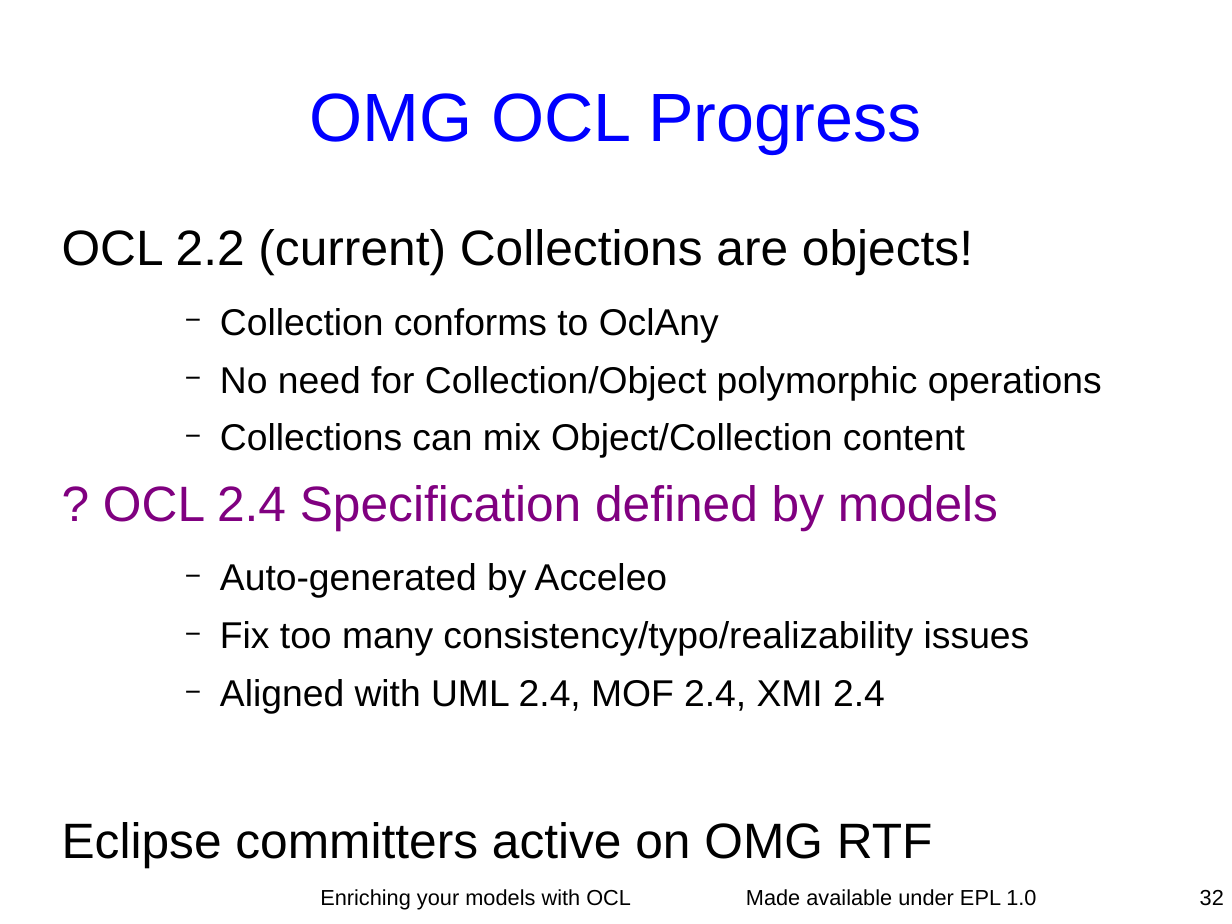
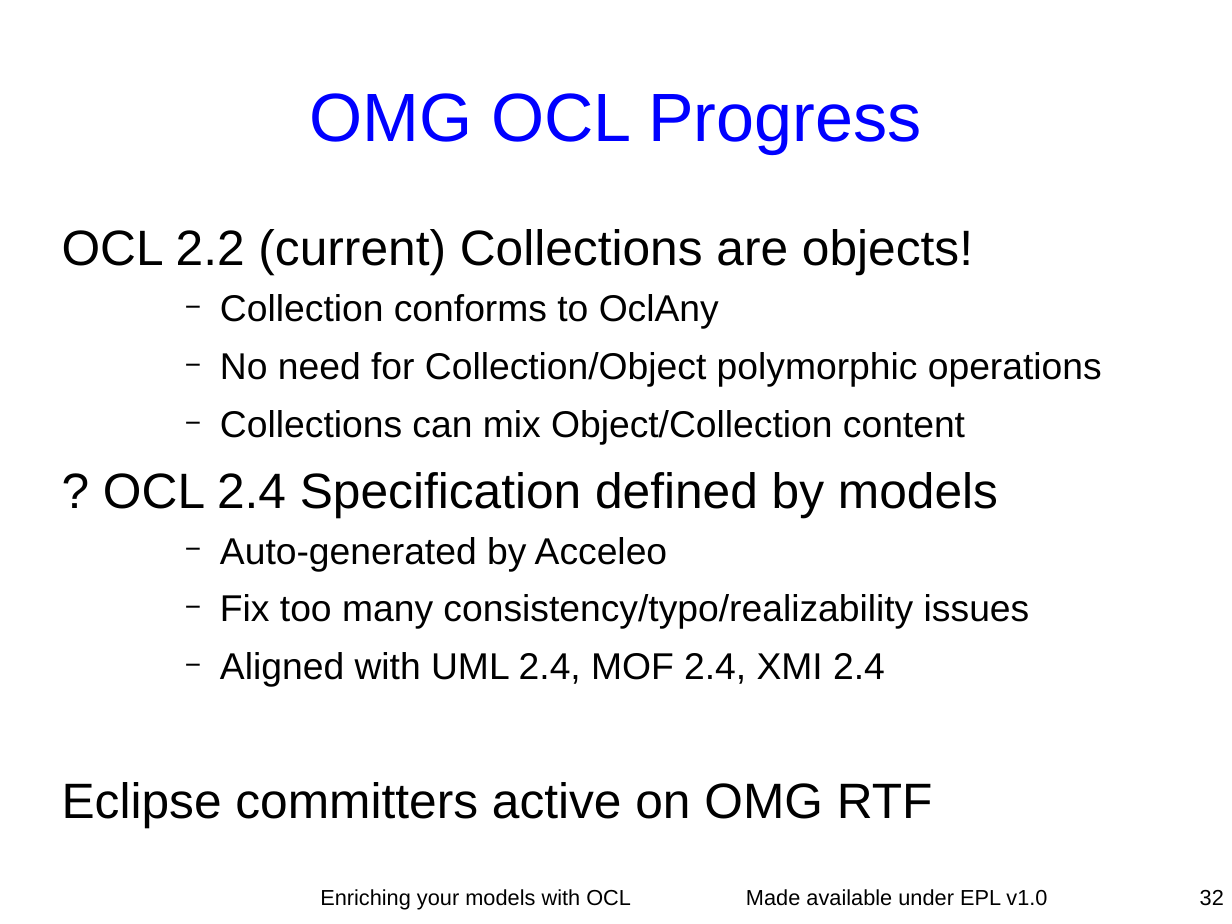
Before and after one commit to eclipse-ocl/ocl-website, a slide deck: slide 32 of ocl/docs/publications/ESE2010LongTalk/EnrichingWithOCL.odp. Drawn at 1232x924 pixels with LibreOffice and Linux fonts; fonts in the diff are those of the drawing. Boxes give left, top, right and bottom in pixels: in the first picture for what was removed or moved away, otherwise in the second. Text is boxed around its words. In the diff, an @@ line names an element or a change of style, - is before the commit and + after.

```diff
--- a/ocl/docs/publications/ESE2010LongTalk/EnrichingWithOCL.odp
+++ b/ocl/docs/publications/ESE2010LongTalk/EnrichingWithOCL.odp
@@ text at <box>62,229,998,828</box>: text colour #800080 to #000000 in "? OCL 2.4 Specification defined by models"; less space between paragraphs @@
@@ text at <box>746,889,1047,906</box>: text changed @@
-Made available under EPL 1.0
+Made available under EPL v1.0
```
Also in this commit, not shown: 58 other slides changed, 2 slides added, 2 slides removed.
